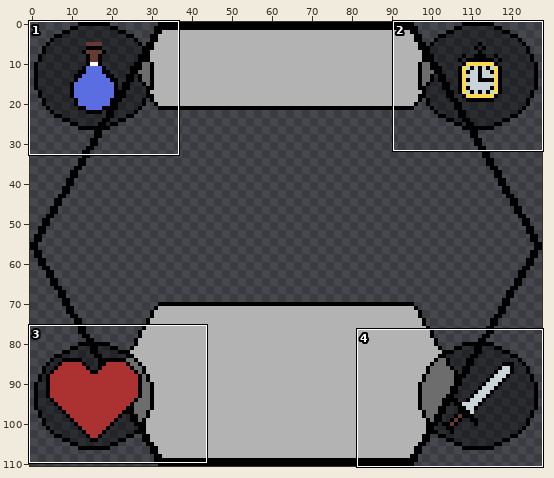
Two states of a pixel-art file, Automata-Battler/Art/Cars design.aseprite. The first picture is a wide view before the edit; the outline marks the close-up.
Close-up. The starting point:
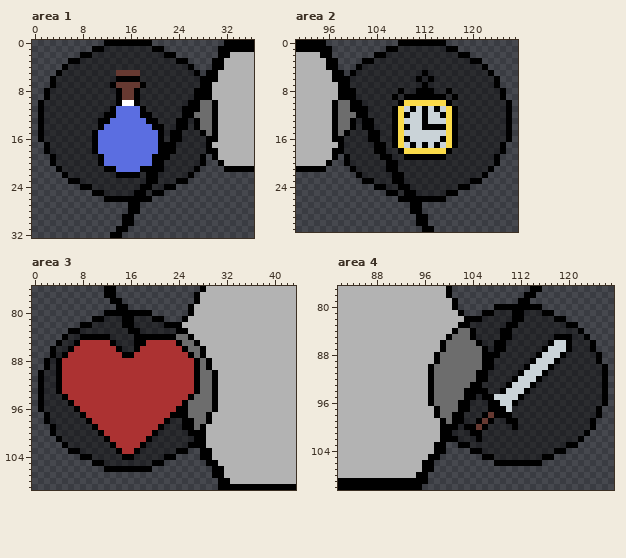
128x111 pixels, 1 frame. Shown: area 1: x 0..36, y 0..32; area 2: x 91..127, y 0..31; area 3: x 0..43, y 76..109; area 4: x 82..127, y 77..110.
New version:
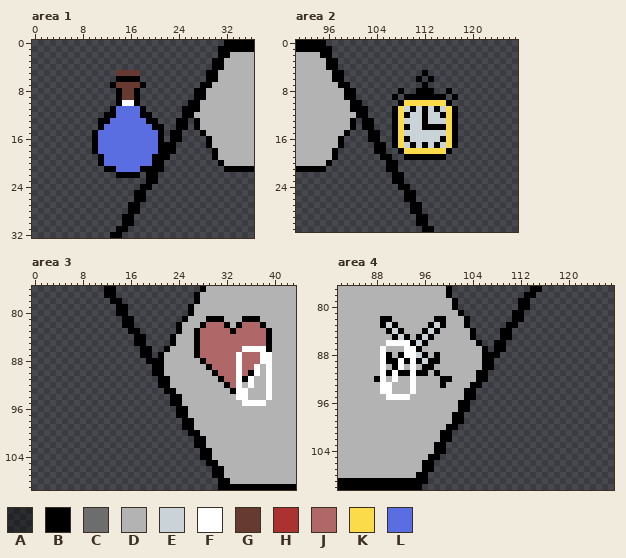
Palette (. is transparent): A #00000064  B #000000  C #6d6d6d  D #b3b3b3  E #cad3d8  F #ffffff  G #663931  H #ac3232  J #af6767  K #fbdb4a  L #5b6ee1
Message: card design reworks
Diff:
layer "Stat bubbles" now hidden
layer "Stat numbers" added
Changed rows in their new state; - is an unchanged pixel.
Area 1:
first column x 1:
 0 -----------........-----------
 1 ---------............---------
 2 -------................-------
 3 -----....................-----
 4 ----......................----
 5 ---..........----..........---
 6 --...........----...........--
 7 --..........------.........---
 8 -............----.........--D-
 9 -............----.........--D-
10 .............----........--DDD
11 ............------......---DDD
12 ...........--------.....--DDDD
13 ..........----------...--.-DDD
14 ..........-----------..--.-DDD
15 .........------------.--...-DD
16 .........------------.--....-D
17 -........--------------.....--
18 -........--------------......-
19 --........------------......--
20 --........-----------.......--
21 ---........----------......---
22 ----.........----.--......----
23 -----.............--.....-----
24 -------..........--....-------
25 ---------.......--...---------
26 -----------.....--.-----------
Area 2:
first column x 97:
 0 -----------........-----------
 1 ---------............---------
 2 -------................-------
 3 -----....................-----
 4 ----......................----
 5 ---............-...........---
 6 --............-.-...........--
 7 ---............-............--
 8 -D--.......-..---..-.........-
 9 -D--......-.-------.-........-
10 DDD--......---------..........
11 DDD---....-----------.........
12 DDDD--....-----------.........
13 DDD-.--...-----------.........
14 DDD-.--...-----------.........
15 DD-...--..-----------.........
16 D-....--..-----------.........
17 --.....--.-----------........-
18 -......--..---------.........-
19 --......--..-------.........--
20 --.......--.................--
21 ---......--................---
22 ----......--..............----
23 -----.....--.............-----
24 -------....--..........-------
25 ---------...--.......---------
26 -----------.--.....-----------
Area 3:
first column x 1:
 80 -----------..--....--------------------
 81 ---------.....--.....-------BBB---BBB--
 82 -------.......--.......----BJJJB-BJJJB-
 83 -----..........--......-D-BJJJJJBJJJJJB
 84 ----............--....-DDDBJJJJJJJJJJJB
 85 ---.............--....BDDD-JJJJJJJJJJJB
 86 --...............BB..BDDDDBJJJJJJJFFFFB
 87 --...............BB.BDDDDDBJJJJJJFJJJFF
 88 -.................BBBDDDDDDBJJJJJFJJJFF
 89 -..................BBDDDDDDD-JJJJFJJF-F
 90 ...................BBDDDDDDDD-JJJFJBF-F
 91 ....................BBDDDDDDDDBJJFBF--F
 92 ....................BBDDDDDDDD-BJF-F--F
 93 .....................BBDDDDDDD--BFF---F
 94 ......................BBDDDDDD---FF---F
 95 ......................BBDDDDDD----FFFF-
 96 .......................--DDDDD---------
 97 -......................--DDDD----------
 98 -.......................--DDD----------
 99 --......................--DD-----------
100 --.......................--D-----------
101 ---.......................-------------
102 ----......................-------------
103 -----....................--------------
104 -------................----------------
105 ---------............------------------
106 -----------........--------------------
Area 4:
first column x 88:
 80 --------------------....--..-----------
 81 ------------------.....--.....---------
 82 -BB-------BB----.......--.......-------
 83 -BEB-----BEB--D-......--..........-----
 84 --BEB---BEB--DDD-....--............----
 85 ---BEB-BEB--DDDD-....--.............---
 86 --FFFFBEB--DDDDDD-..--...............--
 87 -F---FFB---DDDDDDD-.--...............--
 88 -FB-BFFEB--DDDDDDD---.................-
 89 -FBBFBFBEB-DDDDDDD--..................-
 90 -F-BF-F-B-DDDDDDDD--...................
 91 -FBFBBFBBDBDDDDDD--....................
 92 BF-F--F--DDBBDDDD--....................
 93 -FF---F--DDBDDDD--.....................
 94 -FF---F--DDDDDD--......................
 95 --FFFF---DDDDDD--......................
 96 ---------DDDDD--.......................
 97 ----------DDDD--......................-
 98 ----------DDD--.......................-
 99 -----------DD--......................--
100 -----------D--.......................--
101 -------------.......................---
102 -------------......................----
103 --------------....................-----
104 ----------------................-------
105 ------------------............---------
106 --------------------........-----------
